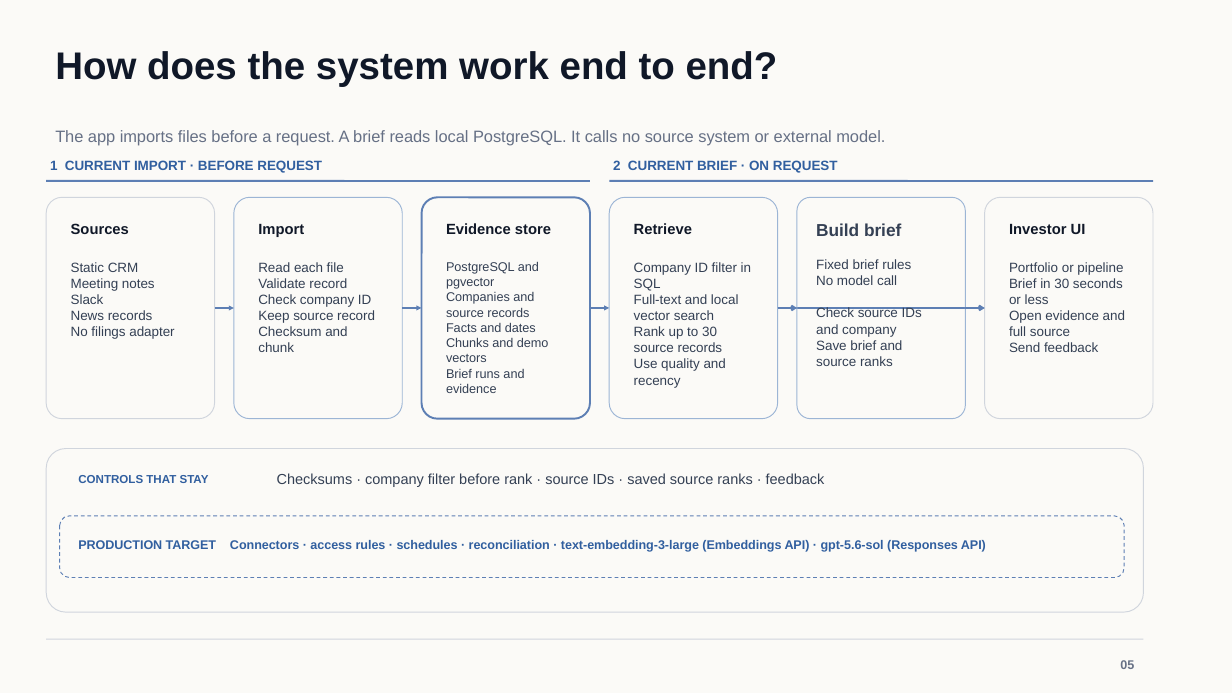
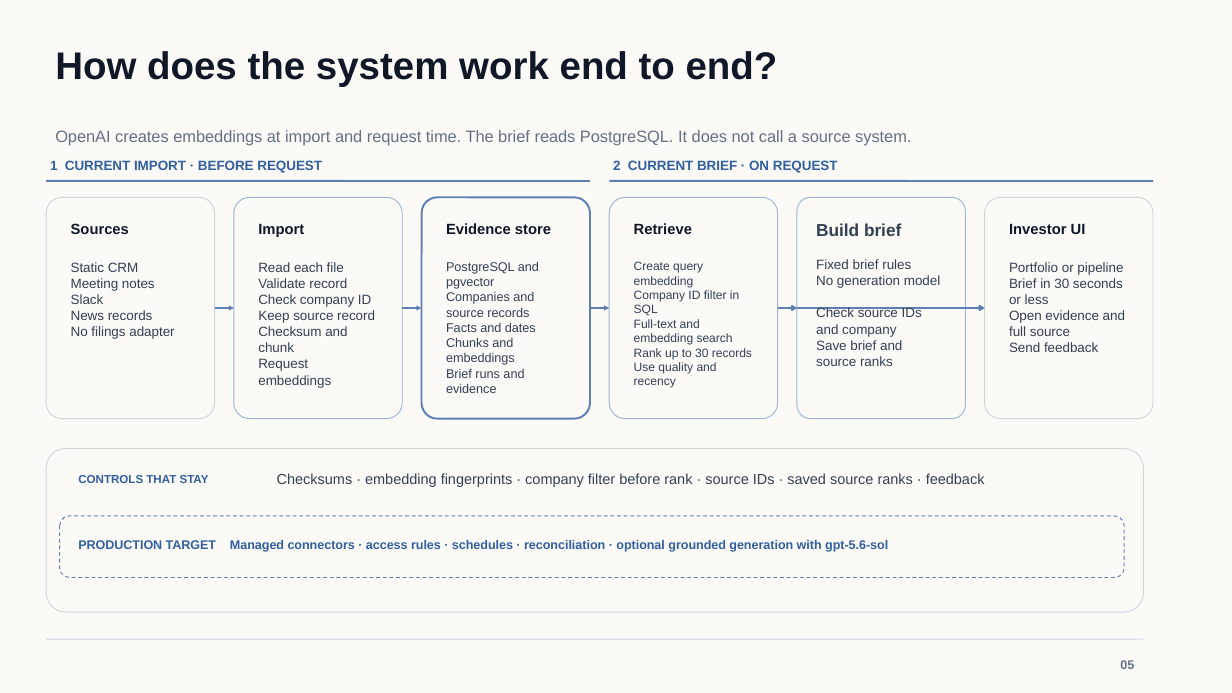
Before and after one commit to osuthorpe/LENS-POC, a slide deck: slide 5 of docs/AVIC-Portfolio-Intelligence-Brief.pptx. Drawn at 1232x693 pixels with LibreOffice and Linux fonts; fonts in the diff are those of the drawing. Boxes give left, top, right and bottom in pixels: in the first picture for what was removed or moved away, otherwise in the second. Text is boxed around its words. In the diff, an @@ line names an element or a change of style, - is before the commit and + after.

Commit message:
Use OpenAI embeddings for retrieval

```diff
--- a/docs/AVIC-Portfolio-Intelligence-Brief.pptx
+++ b/docs/AVIC-Portfolio-Intelligence-Brief.pptx
@@ text at [55, 130, 911, 145]: text changed @@
-The app imports files before a request. A brief reads local PostgreSQL. It calls no source system or external model.
+OpenAI creates embeddings at import and request time. The brief reads PostgreSQL. It does not call a source system.
@@ text at [634, 261, 703, 287]: paragraph added @@
+Create query embedding
@@ text at [634, 290, 739, 388]: size 10.5 to 9.3 pt in "Company ID filter in SQL", "Use quality and recency" @@
@@ text at [816, 275, 940, 288]: text changed @@
-No model call
+No generation model
@@ text at [634, 319, 752, 359]: text changed; size 10.5 to 9.3 pt @@
-Full-text and local vector search
-Rank up to 30 source records
+Full-text and embedding search
+Rank up to 30 records
@@ text at [258, 358, 331, 388]: paragraph added @@
+Request embeddings
@@ text at [446, 337, 515, 365]: text changed @@
-Chunks and demo vectors
+Chunks and embeddings
@@ text at [277, 473, 985, 487]: text changed @@
-Checksums · company filter before rank · source IDs · saved source ranks · feedback
+Checksums · embedding fingerprints · company filter before rank · source IDs · saved source ranks · feedback
@@ text at [78, 540, 888, 552]: text changed @@
-PRODUCTION TARGET Connectors · access rules · schedules · reconciliation · text-embedding-3-large (Embeddings API) · gpt-5.6-sol (Responses API)
+PRODUCTION TARGET Managed connectors · access rules · schedules · reconciliation · optional grounded generation with gpt-5.6-sol
```
Also in this commit, not shown: 7 other slides changed, 16 other files.
